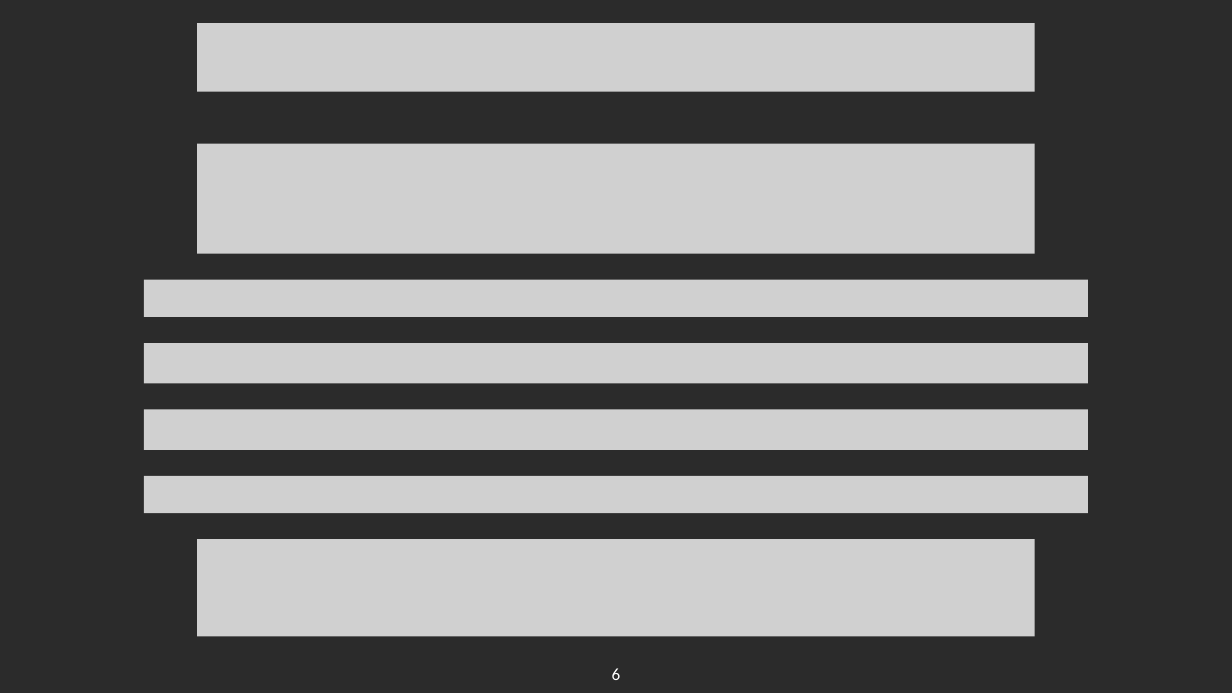
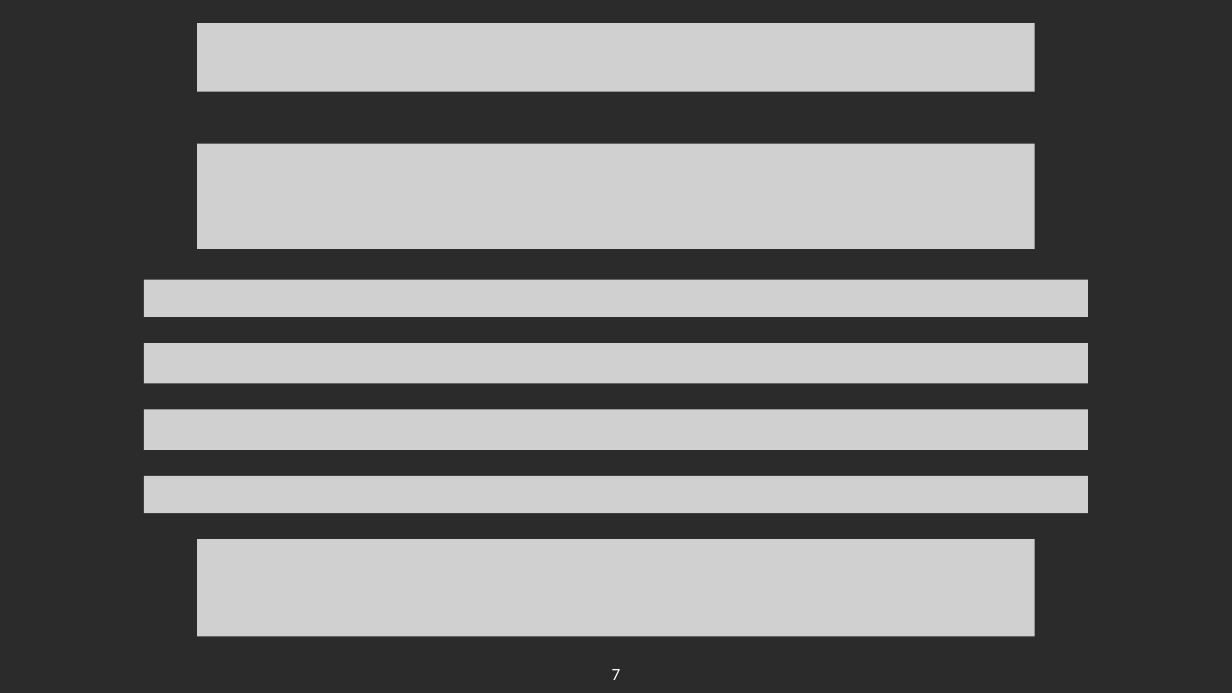
Before and after one commit to lev1khachatryan/ASDS_CV, a slide deck: slide 7 of FinalProject_SANet/demo/presentation.pptx (slide 6 before the commit). Drawn at 1232x693 pixels with LibreOffice and Linux fonts; fonts in the diff are those of the drawing; grey boxes stand for pictures; background and template pictures are left out; a plain dark background stands for a picture behind light text. Boxes give left, top, right and bottom in pixels: in the first picture for what was removed or moved away, otherwise in the second. Text is boxed around its words. In the diff, an @@ line names an element or a change of style, - is before the commit and + after.

```diff
--- a/FinalProject_SANet/demo/presentation.pptx
+++ b/FinalProject_SANet/demo/presentation.pptx
@@ picture: place and size @@
-picture at bbox=[197, 144, 1035, 254]
+picture at bbox=[197, 144, 1035, 249]
@@ page number at bbox=[612, 669, 621, 680]: text changed @@
-6
+7
```
Also in this commit, not shown: 1 slide added.
